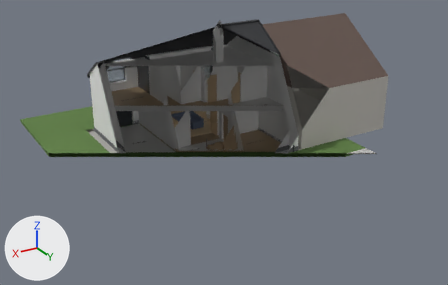
Renders of the glTF model RDModrice.glb from each side of a commit.
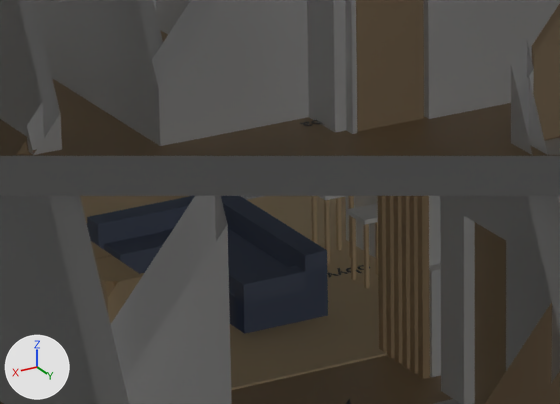
Each version appears first whole from a 50 mm lens placed at (25.56, 43.3, 17.97), pointed at (4.48, 8.18, 0.41), and next in a close-up on the part from 36% to 52% of the width and 30% to 49% of the height. Arrows for +X, +Y and +Z are at lower left; the lights stay in place. The last two pictures show the newer version. Everything nearer to the camera than a plane just in front of the edit is cut away. Where no turn or scale is listed for an object, it has been applied to the vertices.
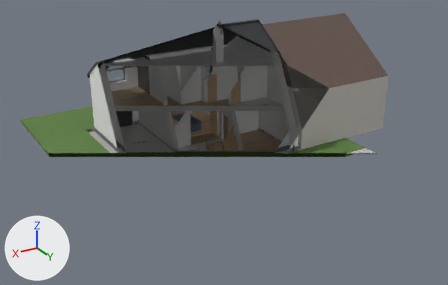
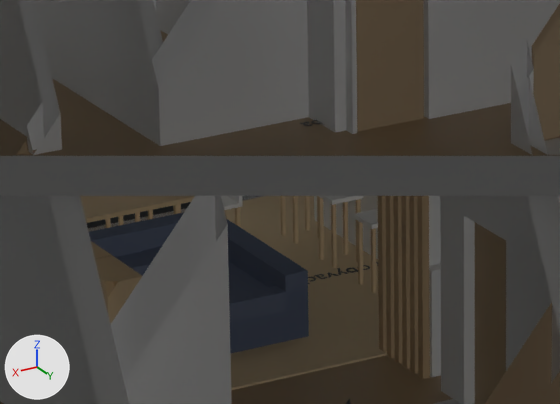
The change, as a diff of the scene's bpy script:
```diff
--- a/RDModrice.glb.py
+++ b/RDModrice.glb.py
@@ ob_int_1np_furn_ostruv_korp @@
 ob_int_1np_furn_ostruv_korp = bpy.data.objects.new('int_1NP_furn_ostruv_korp', me_int_1np_furn_ostruv_korp_001)
-ob_int_1np_furn_ostruv_korp.location = (0.0, 0.0, 0.0)
+ob_int_1np_furn_ostruv_korp.location = (0.0, -0.7, 0.0)
@@ ob_int_1np_furn_stool0_noha_482_238 @@
 ob_int_1np_furn_stool0_noha_482_238 = bpy.data.objects.new('int_1NP_furn_stool0_noha_482_238', me_int_1np_furn_stool0_noha_482_238_001)
-ob_int_1np_furn_stool0_noha_482_238.location = (0.0, 0.0, 0.0)
+ob_int_1np_furn_stool0_noha_482_238.location = (0.0, -0.7, 0.0)
@@ ob_int_1np_furn_stool1_sed @@
 ob_int_1np_furn_stool1_sed = bpy.data.objects.new('int_1NP_furn_stool1_sed', me_int_1np_furn_stool1_sed_001)
-ob_int_1np_furn_stool1_sed.location = (0.0, 0.0, 0.0)
+ob_int_1np_furn_stool1_sed.location = (0.0, -0.7, 0.0)
@@ ob_int_1np_furn_stool1_noha_482_323 @@
 ob_int_1np_furn_stool1_noha_482_323 = bpy.data.objects.new('int_1NP_furn_stool1_noha_482_323', me_int_1np_furn_stool1_noha_482_323_001)
-ob_int_1np_furn_stool1_noha_482_323.location = (0.0, 0.0, 0.0)
+ob_int_1np_furn_stool1_noha_482_323.location = (0.0, -0.7, 0.0)
@@ ob_int_1np_furn_stool1_noha_482_351 @@
 ob_int_1np_furn_stool1_noha_482_351 = bpy.data.objects.new('int_1NP_furn_stool1_noha_482_351', me_int_1np_furn_stool1_noha_482_351_001)
-ob_int_1np_furn_stool1_noha_482_351.location = (0.0, 0.0, 0.0)
+ob_int_1np_furn_stool1_noha_482_351.location = (0.0, -0.7, 0.0)
@@ ob_int_1np_furn_stool1_noha_512_351 @@
 ob_int_1np_furn_stool1_noha_512_351 = bpy.data.objects.new('int_1NP_furn_stool1_noha_512_351', me_int_1np_furn_stool1_noha_512_351_001)
-ob_int_1np_furn_stool1_noha_512_351.location = (0.0, 0.0, 0.0)
+ob_int_1np_furn_stool1_noha_512_351.location = (0.0, -0.7, 0.0)
@@ ob_int_1np_furn_stool2_noha_482_408 @@
 ob_int_1np_furn_stool2_noha_482_408 = bpy.data.objects.new('int_1NP_furn_stool2_noha_482_408', me_int_1np_furn_stool2_noha_482_408_001)
-ob_int_1np_furn_stool2_noha_482_408.location = (0.0, 0.0, 0.0)
+ob_int_1np_furn_stool2_noha_482_408.location = (0.0, -0.7, 0.0)
@@ ob_int_1np_furn_stool2_noha_482_436 @@
 ob_int_1np_furn_stool2_noha_482_436 = bpy.data.objects.new('int_1NP_furn_stool2_noha_482_436', me_int_1np_furn_stool2_noha_482_436_001)
-ob_int_1np_furn_stool2_noha_482_436.location = (0.0, 0.0, 0.0)
+ob_int_1np_furn_stool2_noha_482_436.location = (0.0, -0.7, 0.0)
@@ ob_int_1np_furn_stool2_noha_512_408 @@
 ob_int_1np_furn_stool2_noha_512_408 = bpy.data.objects.new('int_1NP_furn_stool2_noha_512_408', me_int_1np_furn_stool2_noha_512_408_001)
-ob_int_1np_furn_stool2_noha_512_408.location = (0.0, 0.0, 0.0)
+ob_int_1np_furn_stool2_noha_512_408.location = (0.0, -0.7, 0.0)
@@ ob_int_1np_furn_stool2_noha_512_436 @@
 ob_int_1np_furn_stool2_noha_512_436 = bpy.data.objects.new('int_1NP_furn_stool2_noha_512_436', me_int_1np_furn_stool2_noha_512_436_001)
-ob_int_1np_furn_stool2_noha_512_436.location = (0.0, 0.0, 0.0)
+ob_int_1np_furn_stool2_noha_512_436.location = (0.0, -0.7, 0.0)
@@ ob_int_1np_furn_sofa_sed_s @@
 ob_int_1np_furn_sofa_sed_s = bpy.data.objects.new('int_1NP_furn_sofa_sed_S', me_int_1np_furn_sofa_sed_s_001)
-ob_int_1np_furn_sofa_sed_s.location = (0.0, 0.0, 0.0)
+ob_int_1np_furn_sofa_sed_s.location = (0.45, 0.4, 0.0)
@@ ob_int_1np_furn_sofa_zada_v @@
 ob_int_1np_furn_sofa_zada_v = bpy.data.objects.new('int_1NP_furn_sofa_zada_V', me_int_1np_furn_sofa_zada_v_001)
-ob_int_1np_furn_sofa_zada_v.location = (0.0, 0.0, 0.0)
+ob_int_1np_furn_sofa_zada_v.location = (0.45, 0.4, 0.0)
@@ ob_int_1np_furn_sofa_zada_s @@
 ob_int_1np_furn_sofa_zada_s = bpy.data.objects.new('int_1NP_furn_sofa_zada_S', me_int_1np_furn_sofa_zada_s_001)
-ob_int_1np_furn_sofa_zada_s.location = (0.0, 0.0, 0.0)
+ob_int_1np_furn_sofa_zada_s.location = (0.45, 0.4, 0.0)
@@ ob_int_1np_furn_sofa_pols_z @@
 ob_int_1np_furn_sofa_pols_z = bpy.data.objects.new('int_1NP_furn_sofa_pols_Z', me_int_1np_furn_sofa_pols_z_001)
-ob_int_1np_furn_sofa_pols_z.location = (0.0, 0.0, 0.0)
+ob_int_1np_furn_sofa_pols_z.location = (0.45, 0.4, 0.0)
@@ ob_int_1np_furn_sofa_loket_j @@
 ob_int_1np_furn_sofa_loket_j = bpy.data.objects.new('int_1NP_furn_sofa_loket_J', me_int_1np_furn_sofa_loket_j_001)
-ob_int_1np_furn_sofa_loket_j.location = (0.0, 0.0, 0.0)
+ob_int_1np_furn_sofa_loket_j.location = (0.45, 0.4, 0.0)
```

Location of each change, (x1, y1, x2, y2) in pixels of the close-ups (560 x 404 px):
'int_1NP_furn_sofa_zada_V', moved: before (221, 196, 328, 320); after (226, 219, 309, 340)
'int_1NP_furn_sofa_loket_J', moved: before (234, 266, 328, 333); after (229, 286, 309, 354)
'int_1NP_furn_sofa_zada_S', moved: before (87, 196, 234, 249); after (89, 212, 184, 257)
'int_1NP_furn_ostruv_korp', moved: before (345, 196, 378, 258); after (314, 196, 378, 259)
'int_1NP_furn_sofa_pols_Z', moved: before (104, 232, 169, 267); after (115, 251, 154, 276)
'int_1NP_furn_sofa_sed_S', moved: before (229, 289, 306, 334); after (230, 310, 286, 353)
'int_1NP_furn_stool1_sed', moved: before (347, 203, 378, 225); after (319, 196, 363, 205)
'int_1NP_furn_stool1_noha_482_323', moved: before (364, 224, 369, 288); after (331, 204, 337, 268)
'int_1NP_furn_stool1_noha_482_351', moved: before (350, 216, 356, 280); after (318, 196, 324, 260)
'int_1NP_furn_stool2_noha_482_408', moved: before (324, 200, 330, 263); after (293, 196, 298, 244)
'int_1NP_furn_stool2_noha_482_436', moved (mostly hidden): before (311, 196, 317, 244); after (280, 196, 286, 236)
'int_1NP_furn_stool2_noha_512_436', moved: before (336, 197, 342, 250); after (305, 196, 310, 231)
'int_1NP_furn_stool1_noha_512_351', moved: before (375, 222, 378, 275); after (343, 202, 348, 255)
'int_1NP_furn_stool0_noha_482_238', moved (not visible before): after (371, 228, 376, 293)
'int_1NP_furn_stool2_noha_512_408', moved (mostly hidden): before (349, 196, 354, 258); after (317, 196, 319, 238)
